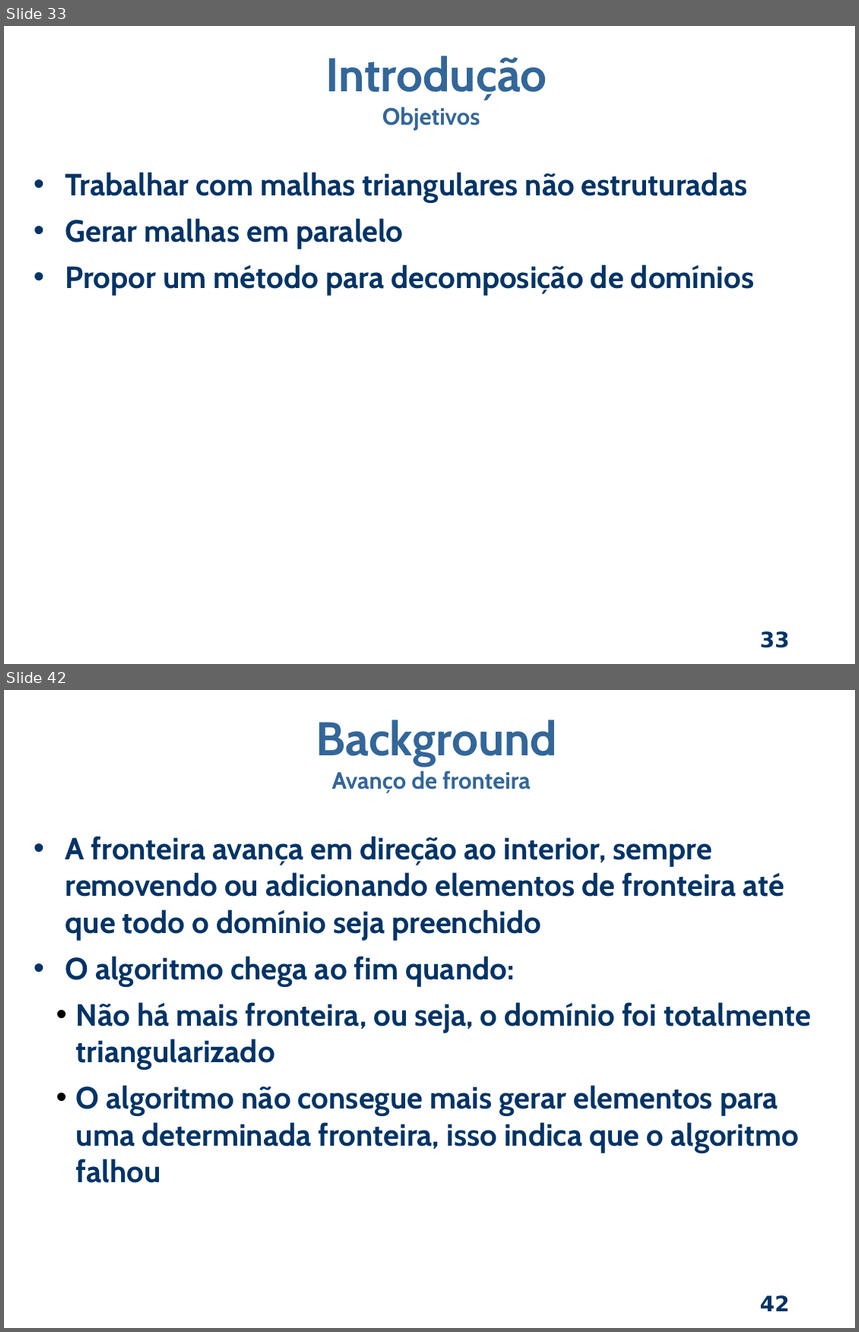
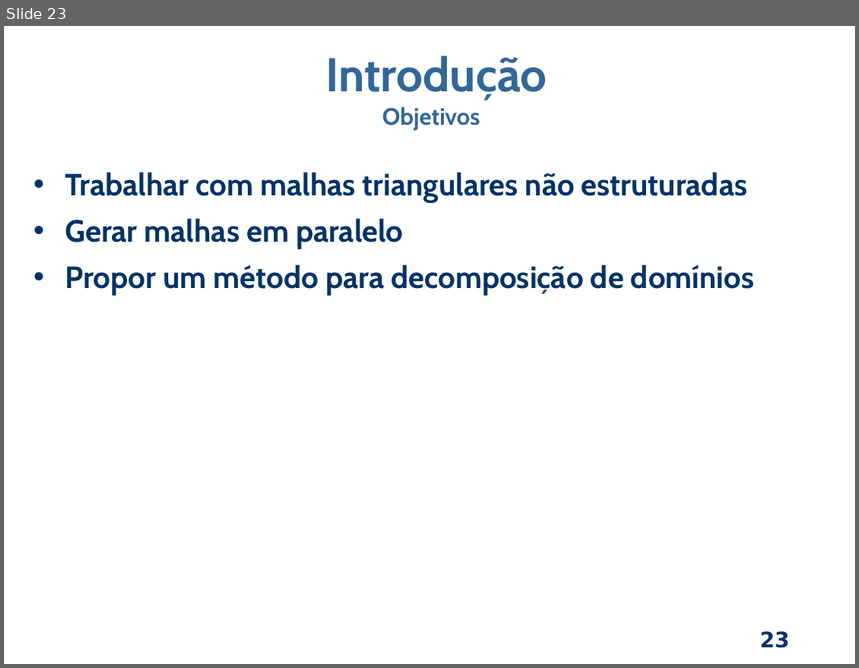
Before and after one commit to dant25/pre-proposta, a slide deck: apresentação/Apresentacao pre.odp. Shown one above the other, each under a label of ours: slides 33 and 42 before the commit, slide 23 after it; the slides between them are not shown. The pictures are 859x1332 and 859x668 pixels, drawn with LibreOffice and Linux fonts; fonts in the diff are those of the drawing; background and template pictures are left out. Boxes give left, top, right and bottom in pixels: in the first picture for what was removed or moved away, otherwise in the second. Text is boxed around its words. In the diff, an @@ line names an element or a change of style, - is before the commit and + after.

```diff
--- a/apresentação/Apresentacao pre.odp
+++ b/apresentação/Apresentacao pre.odp
@@ slide 42 removed at <box>4,690,855,1328</box>, background picture (left out); not listed: 1 template element that a slide beside it also shows @@
@@ text removed at <box>316,720,557,793</box> @@
-Background
-Avanço de fronteira
@@ text removed at <box>66,836,811,1183</box> @@
-• A fronteira avança em direção ao interior, sempre removendo ou adicionando elementos de fronteira até que todo o domínio seja preenchido
-• O algoritmo chega ao fim quando:
-  • Não há mais fronteira, ou seja, o domínio foi totalmente triangularizado
-  • O algoritmo não consegue mais gerar elementos para uma determinada fronteira, isso indica que o algoritmo falhou
@@ what was slide 33 is now slide 23 @@
@@ page number at <box>760,632,790,648</box>: text changed @@
-33
+23
```
Also in this commit, not shown: 6 slides changed, 23 slides added, 39 other slides removed, 12 other files.
